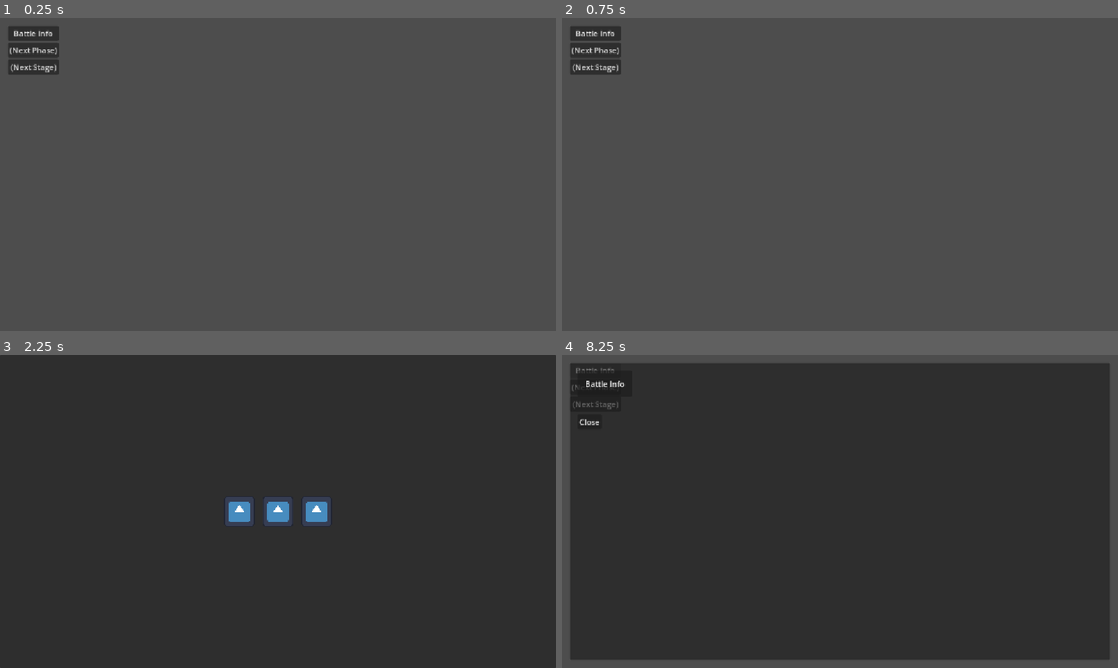
Above: before the commit, frames 1-4 (two rows, left to right).
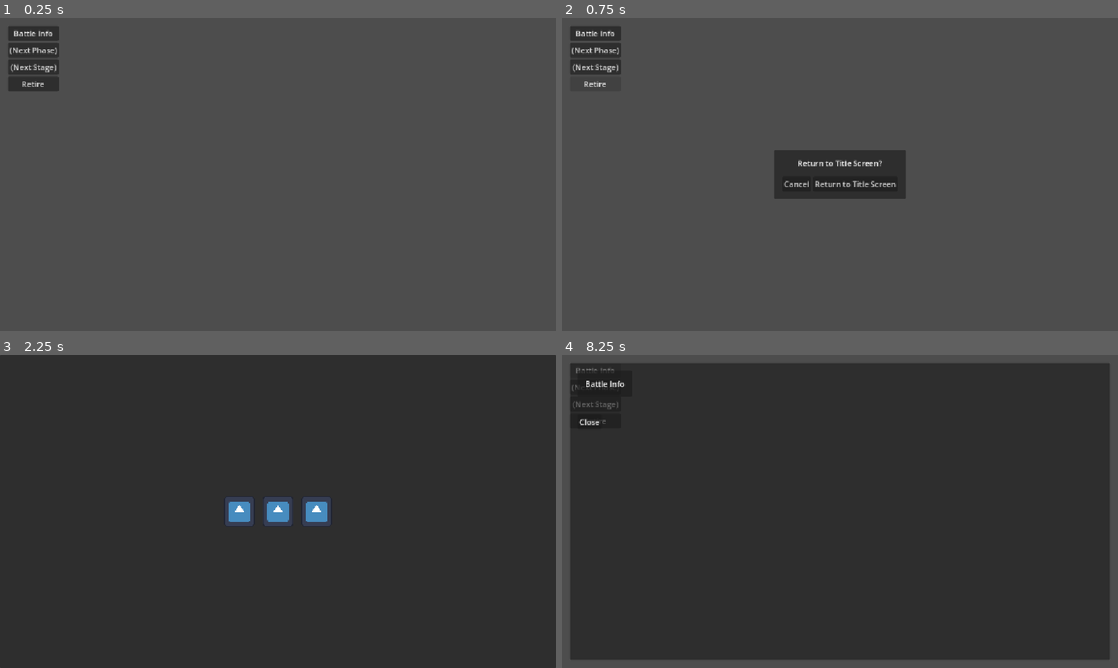
Above: after the commit, the same moments.

Repository: Adnyropast/pwkz-godot-4.7
Game: Godot game, scene res://scenes/stage.tscn
The game is run twice, just before and just after one commit, with the same random seed, the same clock (stepped at 60 frames per second) and the same inputs. Before the commit the project has no main scene; this scene is started directly in both runs. The engine's default icon, where the game draws it, is replaced by a stand-in: a white triangle on a blue panel in a dark square.
Inputs (mouse positions are in pixels of both pictures, inside the frame that each line leads up to):
- Up to frame 1 (0.25 s): no input
- Up to frame 2 (0.75 s): click (595, 83) at 0.5 s, where only the run after the commit has a clickable "Retire"
- Up to frame 3 (2.25 s): click (233, 520) at 1.25 s, where only the run after the commit has a clickable "Cancel"; click "(Next Phase)" at 2 s
- Up to frame 4 (8.25 s): tap Enter (ui_accept) at 2.75, 3.02, 4.25, 4.52, 5.75, 7.25, 7.52 s; click "(Next Phase)" at 3.5 s; click "(Next Stage)" at 5 s; click "(Next Stage)" at 6.5 s; click "Battle Info" at 8 s

The runs differ from the first frame. In frame 1, 0.4% of the frame differs, in the area x 1-11%, y 18-24%; in frame 2, 3.5%, in the area x 4-62%, y 20-58%; in frame 3, nothing differs; in frame 4, less than 0.1%.

Commit message:
feat: add title screen

Diff:
--- a/globals/WorldState.gd
+++ b/globals/WorldState.gd
@@ -52,3 +52,6 @@
 	current_phase = 0
 	prince_saved = false
 	Scenes.go_to_stage_start_screen()
+
+func move_to_first_world() -> void:
+	move_to_world(1)
--- a/project.godot
+++ b/project.godot
@@ -11,6 +11,7 @@
 [application]
 
 config/name="PWKZ Godot 4.7"
+run/main_scene="uid://dwq2odlfwmq21"
 config/features=PackedStringArray("4.7", "GL Compatibility")
 config/icon="res://icon.svg"
 
--- a/scenes/battle_commands_menu.gd
+++ b/scenes/battle_commands_menu.gd
@@ -13,6 +13,10 @@
 func _on_button_battle_info_pressed() -> void:
 	battle_info_button_pressed.emit()
 
+func _on_button_retire_pressed() -> void:
+	pause()
+	PopupInterfaces.open_return_to_title_popup(unpause)
+
 func pause() -> void:
 	process_mode = Node.PROCESS_MODE_DISABLED
 
--- a/scenes/battle_commands_menu.tscn
+++ b/scenes/battle_commands_menu.tscn
@@ -32,6 +32,11 @@
 layout_mode = 2
 text = "(Next Stage)"
 
+[node name="ButtonRetire" type="Button" parent="MarginContainer/VBoxContainer" unique_id=412689342]
+layout_mode = 2
+text = "Retire"
+
 [connection signal="pressed" from="MarginContainer/VBoxContainer/ButtonBattleInfo" to="." method="_on_button_battle_info_pressed"]
 [connection signal="pressed" from="MarginContainer/VBoxContainer/ButtonNextPhase" to="." method="_on_button_next_phase_pressed"]
 [connection signal="pressed" from="MarginContainer/VBoxContainer/ButtonNextStage" to="." method="_on_button_next_stage_pressed"]
+[connection signal="pressed" from="MarginContainer/VBoxContainer/ButtonRetire" to="." method="_on_button_retire_pressed"]
--- a/scenes/end_results_popup.gd
+++ b/scenes/end_results_popup.gd
@@ -4,3 +4,7 @@
 
 func _on_button_continue_pressed() -> void:
 	continue_button_pressed.emit()
+
+func _on_button_quit_pressed() -> void:
+	queue_free()
+	Scenes.go_to_title_screen()
--- a/scenes/end_results_popup.tscn
+++ b/scenes/end_results_popup.tscn
@@ -101,8 +101,13 @@
 layout_mode = 2
 alignment = 2
 
+[node name="ButtonQuit" type="Button" parent="PanelContainer/CenterContainer/PanelContainer/MarginContainer/VBoxContainer/HBoxContainer2" unique_id=1126251883]
+layout_mode = 2
+text = "Quit"
+
 [node name="ButtonContinue" type="Button" parent="PanelContainer/CenterContainer/PanelContainer/MarginContainer/VBoxContainer/HBoxContainer2" unique_id=1295980290]
 layout_mode = 2
 text = "Continue"
 
+[connection signal="pressed" from="PanelContainer/CenterContainer/PanelContainer/MarginContainer/VBoxContainer/HBoxContainer2/ButtonQuit" to="." method="_on_button_quit_pressed"]
 [connection signal="pressed" from="PanelContainer/CenterContainer/PanelContainer/MarginContainer/VBoxContainer/HBoxContainer2/ButtonContinue" to="." method="_on_button_continue_pressed"]
--- /dev/null
+++ b/scenes/return_to_title_popup.gd
@@ -0,0 +1,10 @@
+extends Control
+
+signal cancel_button_pressed
+
+func _on_button_cancel_pressed() -> void:
+	cancel_button_pressed.emit()
+
+func _on_button_return_to_title_pressed() -> void:
+	queue_free()
+	Scenes.go_to_title_screen()
--- /dev/null
+++ b/scenes/return_to_title_popup.tscn
@@ -0,0 +1,53 @@
+[gd_scene format=3 uid="uid://tagymrlkhr1g"]
+
+[ext_resource type="Script" uid="uid://ck7l035kk02g4" path="res://scenes/return_to_title_popup.gd" id="1_uouyy"]
+
+[node name="ReturnToTitlePopup" type="Control" unique_id=1811353790]
+layout_mode = 3
+anchors_preset = 15
+anchor_right = 1.0
+anchor_bottom = 1.0
+grow_horizontal = 2
+grow_vertical = 2
+script = ExtResource("1_uouyy")
+
+[node name="CenterContainer" type="CenterContainer" parent="." unique_id=475893986]
+layout_mode = 1
+anchors_preset = 15
+anchor_right = 1.0
+anchor_bottom = 1.0
+grow_horizontal = 2
+grow_vertical = 2
+
+[node name="PanelContainer" type="PanelContainer" parent="CenterContainer" unique_id=166228108]
+layout_mode = 2
+
+[node name="MarginContainer" type="MarginContainer" parent="CenterContainer/PanelContainer" unique_id=1213833002]
+layout_mode = 2
+theme_override_constants/margin_left = 16
+theme_override_constants/margin_top = 16
+theme_override_constants/margin_right = 16
+theme_override_constants/margin_bottom = 16
+
+[node name="VBoxContainer" type="VBoxContainer" parent="CenterContainer/PanelContainer/MarginContainer" unique_id=953182769]
+layout_mode = 2
+theme_override_constants/separation = 16
+
+[node name="Label" type="Label" parent="CenterContainer/PanelContainer/MarginContainer/VBoxContainer" unique_id=630997147]
+layout_mode = 2
+text = "Return to Title Screen?"
+horizontal_alignment = 1
+
+[node name="HBoxContainer" type="HBoxContainer" parent="CenterContainer/PanelContainer/MarginContainer/VBoxContainer" unique_id=2090741103]
+layout_mode = 2
+
+[node name="ButtonCancel" type="Button" parent="CenterContainer/PanelContainer/MarginContainer/VBoxContainer/HBoxContainer" unique_id=1500220850]
+layout_mode = 2
+text = "Cancel"
+
+[node name="ButtonReturnToTitle" type="Button" parent="CenterContainer/PanelContainer/MarginContainer/VBoxContainer/HBoxContainer" unique_id=1016886591]
+layout_mode = 2
+text = "Return to Title Screen"
+
+[connection signal="pressed" from="CenterContainer/PanelContainer/MarginContainer/VBoxContainer/HBoxContainer/ButtonCancel" to="." method="_on_button_cancel_pressed"]
+[connection signal="pressed" from="CenterContainer/PanelContainer/MarginContainer/VBoxContainer/HBoxContainer/ButtonReturnToTitle" to="." method="_on_button_return_to_title_pressed"]
--- /dev/null
+++ b/scenes/title_screen.gd
@@ -0,0 +1,4 @@
+extends Control
+
+func _on_button_start_pressed() -> void:
+	WorldState.move_to_first_world()
--- /dev/null
+++ b/scenes/title_screen.tscn
@@ -0,0 +1,65 @@
+[gd_scene format=3 uid="uid://dwq2odlfwmq21"]
+
+[ext_resource type="Script" uid="uid://4vk3t4bmgrow" path="res://scenes/title_screen.gd" id="1_fgkus"]
+
+[node name="TitleScreen" type="Control" unique_id=1044247816]
+layout_mode = 3
+anchors_preset = 15
+anchor_right = 1.0
+anchor_bottom = 1.0
+grow_horizontal = 2
+grow_vertical = 2
+script = ExtResource("1_fgkus")
+
+[node name="VBoxContainer" type="VBoxContainer" parent="." unique_id=1436553939]
+layout_mode = 1
+anchors_preset = 15
+anchor_right = 1.0
+anchor_bottom = 1.0
+grow_horizontal = 2
+grow_vertical = 2
+
+[node name="MarginContainer" type="MarginContainer" parent="VBoxContainer" unique_id=322025628]
+layout_mode = 2
+theme_override_constants/margin_left = 80
+theme_override_constants/margin_top = 224
+theme_override_constants/margin_right = 80
+theme_override_constants/margin_bottom = 80
+
+[node name="Label" type="Label" parent="VBoxContainer/MarginContainer" unique_id=676479797]
+layout_mode = 2
+theme_override_font_sizes/font_size = 48
+text = "Project WORLDS KINGDOMS ZERO"
+horizontal_alignment = 1
+
+[node name="MarginContainer2" type="MarginContainer" parent="VBoxContainer" unique_id=1953001699]
+layout_mode = 2
+size_flags_vertical = 3
+theme_override_constants/margin_left = 16
+theme_override_constants/margin_top = 16
+theme_override_constants/margin_right = 16
+theme_override_constants/margin_bottom = 32
+
+[node name="CenterContainer" type="CenterContainer" parent="VBoxContainer/MarginContainer2" unique_id=827920541]
+layout_mode = 2
+
+[node name="VBoxContainer" type="VBoxContainer" parent="VBoxContainer/MarginContainer2/CenterContainer" unique_id=1253935200]
+layout_mode = 2
+
+[node name="ButtonStart" type="Button" parent="VBoxContainer/MarginContainer2/CenterContainer/VBoxContainer" unique_id=245483327]
+layout_mode = 2
+text = "Start"
+
+[node name="MarginContainer3" type="MarginContainer" parent="VBoxContainer" unique_id=757428876]
+layout_mode = 2
+theme_override_constants/margin_left = 32
+theme_override_constants/margin_top = 32
+theme_override_constants/margin_right = 32
+theme_override_constants/margin_bottom = 32
+
+[node name="Label" type="Label" parent="VBoxContainer/MarginContainer3" unique_id=1371360661]
+layout_mode = 2
+text = "v.0.0.0"
+horizontal_alignment = 2
+
+[connection signal="pressed" from="VBoxContainer/MarginContainer2/CenterContainer/VBoxContainer/ButtonStart" to="." method="_on_button_start_pressed"]
--- a/static/PopupInterfaces.gd
+++ b/static/PopupInterfaces.gd
@@ -33,3 +33,11 @@
 	close_button_pressed.connect(callback_callable)
 	close_button_pressed.connect(popup.queue_free)
 	tree.root.add_child(popup)
+
+static func open_return_to_title_popup(callback_callable: Callable) -> void:
+	var tree: SceneTree = Engine.get_main_loop()
+	var popup = preload("res://scenes/return_to_title_popup.tscn").instantiate()
+	var cancel_button_pressed: Signal = popup.cancel_button_pressed
+	cancel_button_pressed.connect(callback_callable)
+	cancel_button_pressed.connect(popup.queue_free)
+	tree.root.add_child(popup)
--- a/static/Scenes.gd
+++ b/static/Scenes.gd
@@ -21,3 +21,7 @@
 static func go_to_world_select_screen() -> void:
 	var tree: SceneTree = Engine.get_main_loop()
 	tree.change_scene_to_file("res://scenes/world_select_screen.tscn")
+
+static func go_to_title_screen() -> void:
+	var tree: SceneTree = Engine.get_main_loop()
+	tree.change_scene_to_file("res://scenes/title_screen.tscn")
Not shown, added: scenes/return_to_title_popup.gd.uid
Not shown, added: scenes/title_screen.gd.uid
